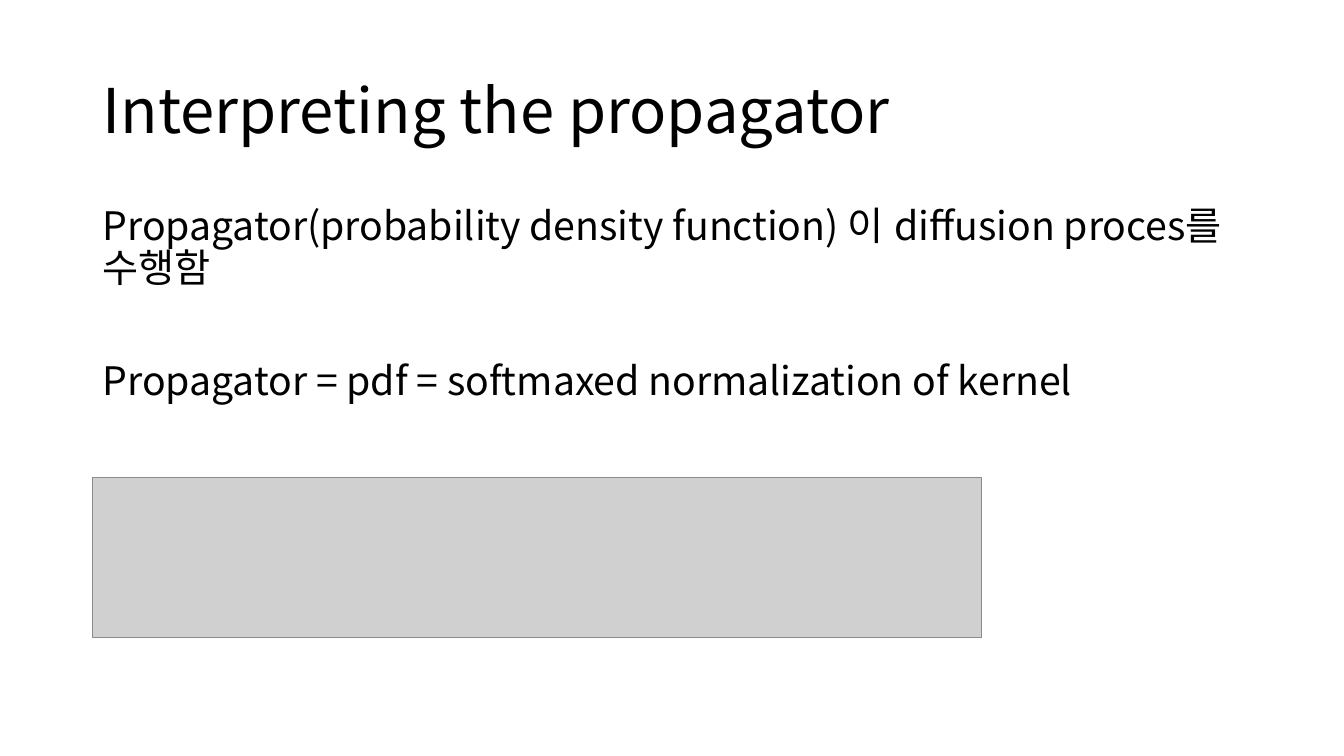
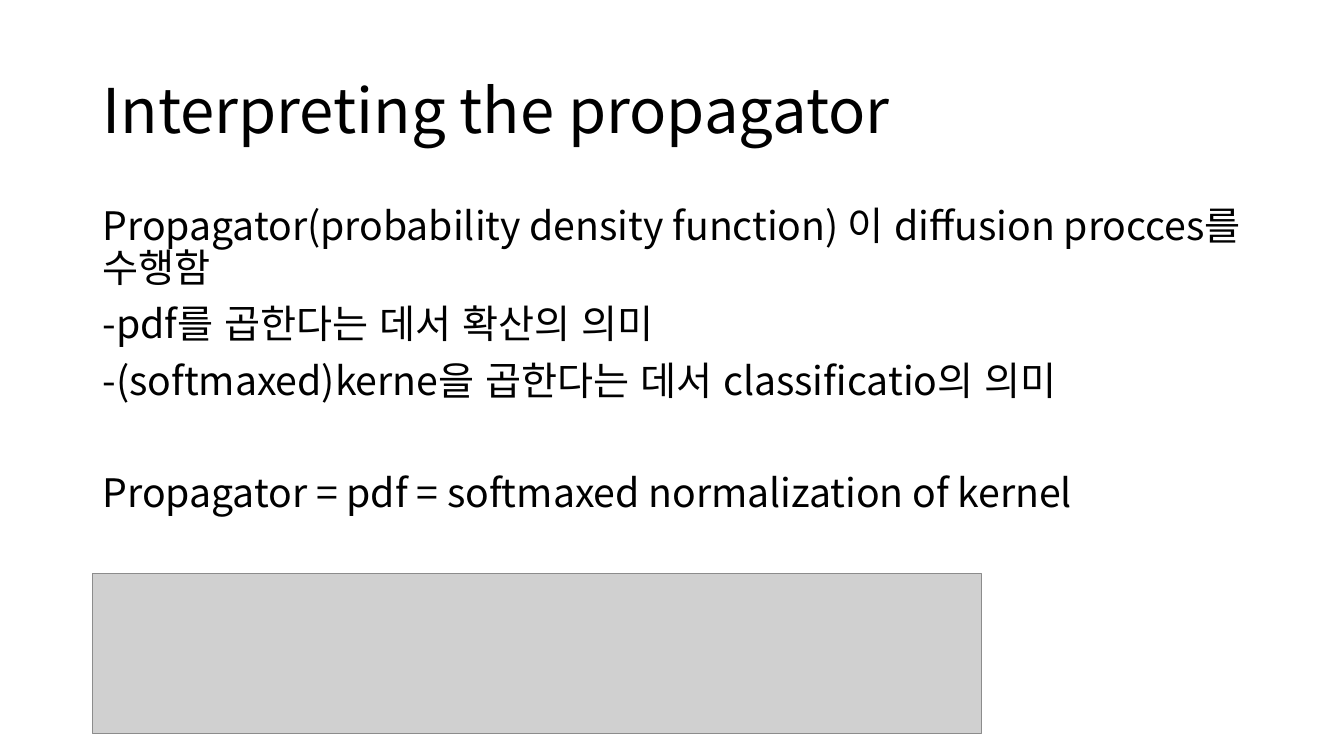
Before and after one commit to gudrb/GAN, a slide deck: slide 10 of CNN.pptx. Drawn at 1344x756 pixels with LibreOffice and Linux fonts; fonts in the diff are those of the drawing; grey boxes stand for pictures. Boxes give left, top, right and bottom in pixels: in the first picture for what was removed or moved away, otherwise in the second. Text is boxed around its words. In the diff, an @@ line names an element or a change of style, - is before the commit and + after.

Commit message:
ppt

```diff
--- a/CNN.pptx
+++ b/CNN.pptx
@@ text at box(102, 207, 1241, 403): text changed @@
-Propagator(probability density function) 이 diffusion proces를 수행함
+Propagator(probability density function) 이 diffusion procces를 수행함
+-pdf를 곱한다는 데서 확산의 의미
+-(softmaxed)kerne을 곱한다는 데서 classificatio의 의미
@@ picture: place and size @@
-picture at box(93, 478, 982, 637)
+picture at box(93, 574, 982, 733)
```
Also in this commit, not shown: 2 slides added, 1 other file.
